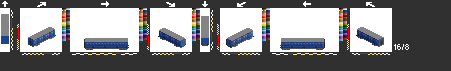
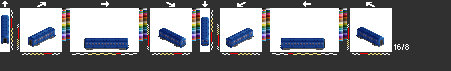
The second w=451, h=71 image is a revision of the first. Changes to its layers:
renamed "1" to "x1a", painted on it over [1, 14, 384, 50]
